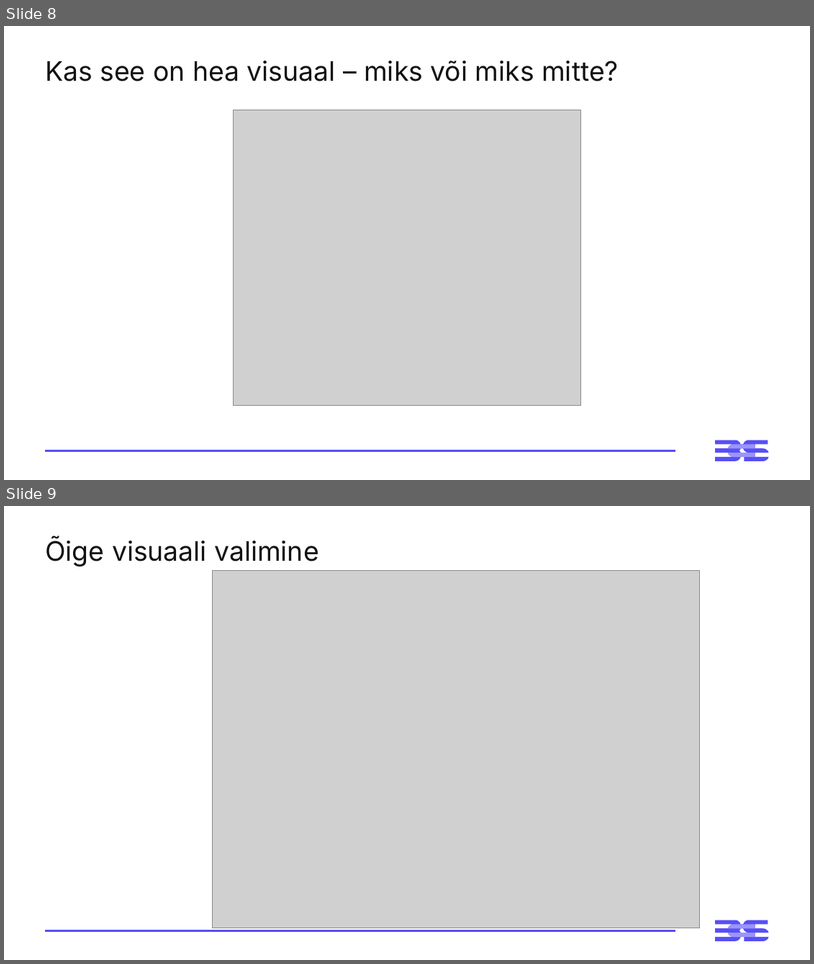
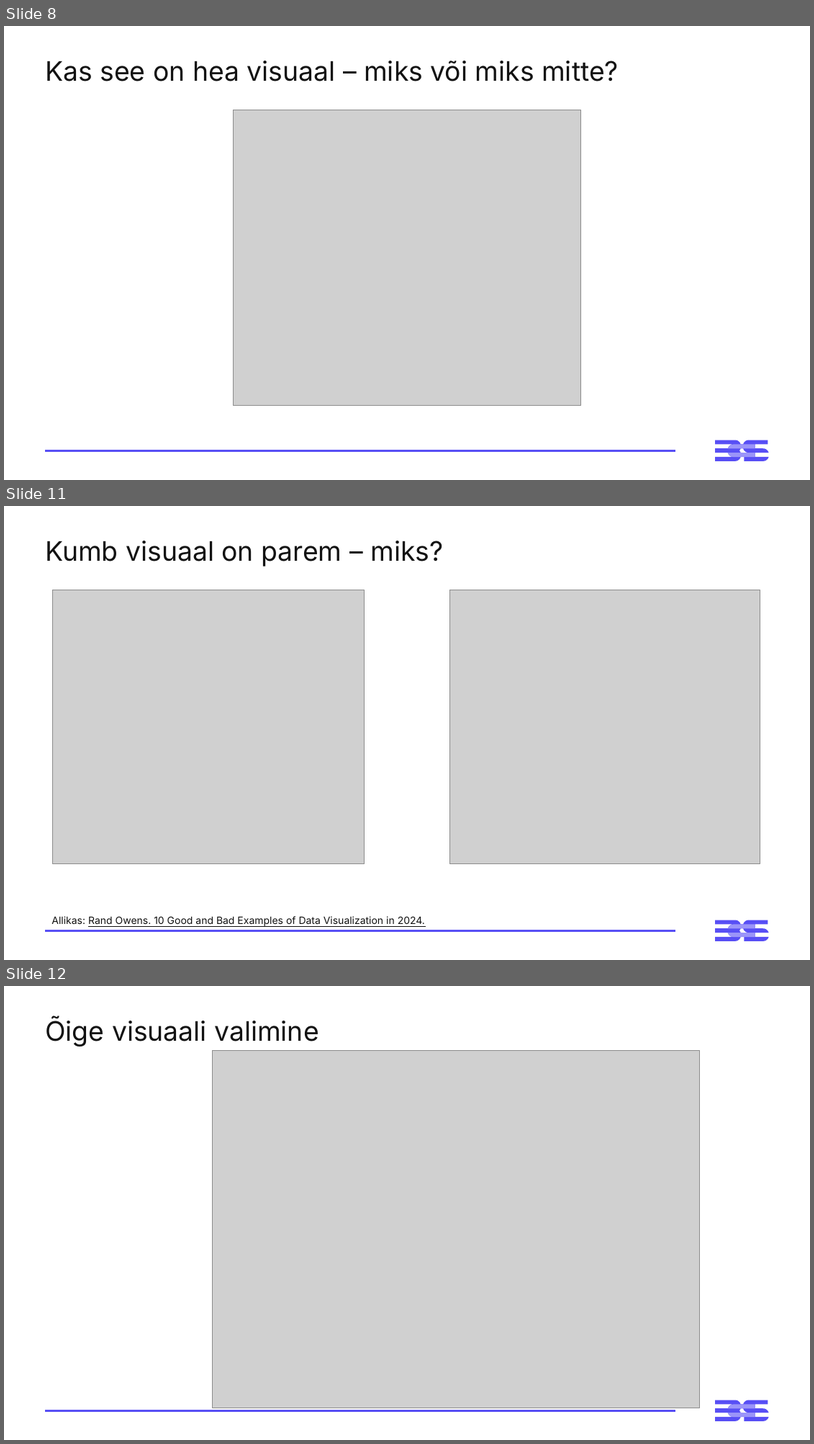
Before and after one commit to virverani/andmetarkus, a slide deck: Day3/3-paev-andmetarkus-esitlus.pptx. Shown one above the other, each under a label of ours: slides 8 and 9 before the commit, slides 8, 11 and 12 after it; the slides between them are not shown. The pictures are 814x964 and 814x1444 pixels, drawn with LibreOffice and Linux fonts; fonts in the diff are those of the drawing; grey boxes stand for pictures. Boxes give left, top, right and bottom in pixels: in the first picture for what was removed or moved away, otherwise in the second. Text is boxed around its words. In the diff, an @@ line names an element or a change of style, - is before the commit and + after.

```diff
--- a/Day3/3-paev-andmetarkus-esitlus.pptx
+++ b/Day3/3-paev-andmetarkus-esitlus.pptx
@@ slide 11 added at [4,506,810,960], background #FFFFFF; not listed: 3 template elements that a slide beside it also shows @@
@@ title added at [45,541,443,566], 32 pt, text #121212 @@
+Kumb visuaal on parem – miks?
@@ picture added at [53,590,365,864] @@
@@ picture added at [450,590,760,864] @@
@@ text added at [52,916,425,926], 12 pt, text #121212, underline @@
+Allikas: Rand Owens. 10 Good and Bad Examples of Data Visualization in 2024.
@@ what was slide 9 is now slide 12 @@
```
Also in this commit, not shown: 3 other slides added.
